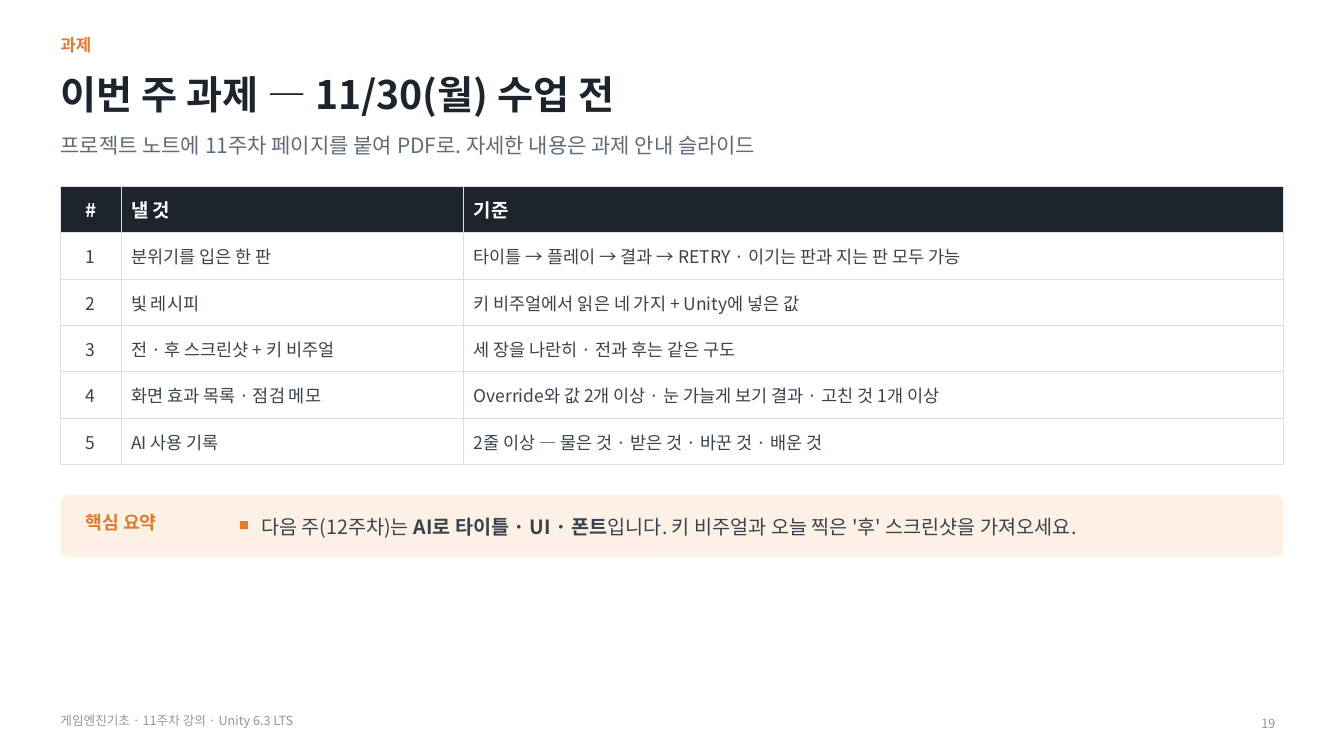
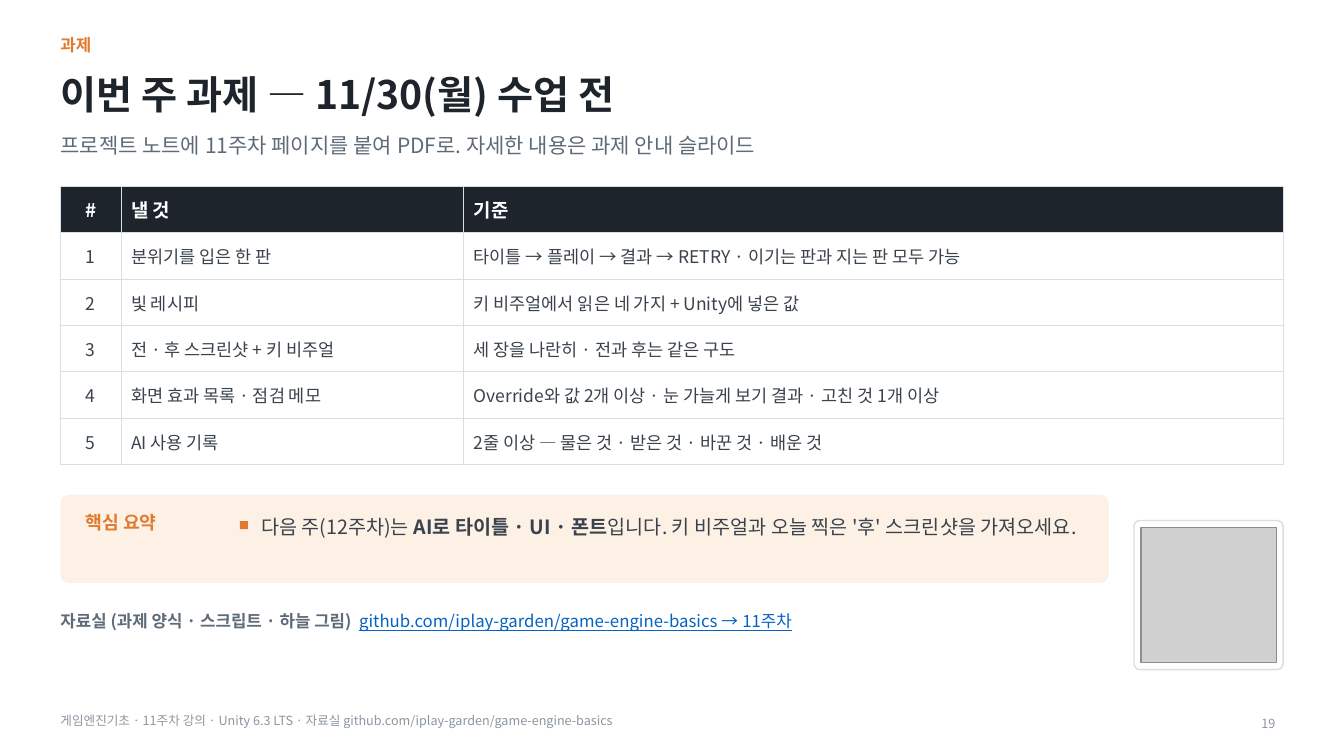
Before and after one commit to iplay-garden/game-engine-basics, a slide deck: slide 19 of 11주차/한국어/게임엔진기초_11주차_오프라인_강의슬라이드.pptx. Drawn at 1344x756 pixels with LibreOffice and Linux fonts; fonts in the diff are those of the drawing; grey boxes stand for pictures. Boxes give left, top, right and bottom in pixels: in the first picture for what was removed or moved away, otherwise in the second. Text is boxed around its words. In the diff, an @@ line names an element or a change of style, - is before the commit and + after.

```diff
--- a/11주차/한국어/게임엔진기초_11주차_오프라인_강의슬라이드.pptx
+++ b/11주차/한국어/게임엔진기초_11주차_오프라인_강의슬라이드.pptx
@@ rounded rectangle: place and size @@
-rounded rectangle at (60, 495, 1284, 558)
+rounded rectangle at (60, 495, 1109, 583)
@@ rounded rectangle at (60, 495, 1109, 583): proportions changed @@
@@ rounded rectangle added at (1134, 520, 1284, 669), fill #FFFFFF, outline #D9DEE4 1 pt @@
@@ picture added at (1141, 527, 1276, 662) @@
@@ text added at (60, 613, 792, 632), 12 pt, text #0563C1, underline @@
+자료실 (과제 양식 · 스크립트 · 하늘 그림) github.com/iplay-garden/game-engine-basics → 11주차
@@ text at (60, 714, 612, 728): text changed @@
-게임엔진기초 · 11주차 강의 · Unity 6.3 LTS
+게임엔진기초 · 11주차 강의 · Unity 6.3 LTS · 자료실 github.com/iplay-garden/game-engine-basics
```
Also in this commit, not shown: 18 other slides changed, 14 other files.
